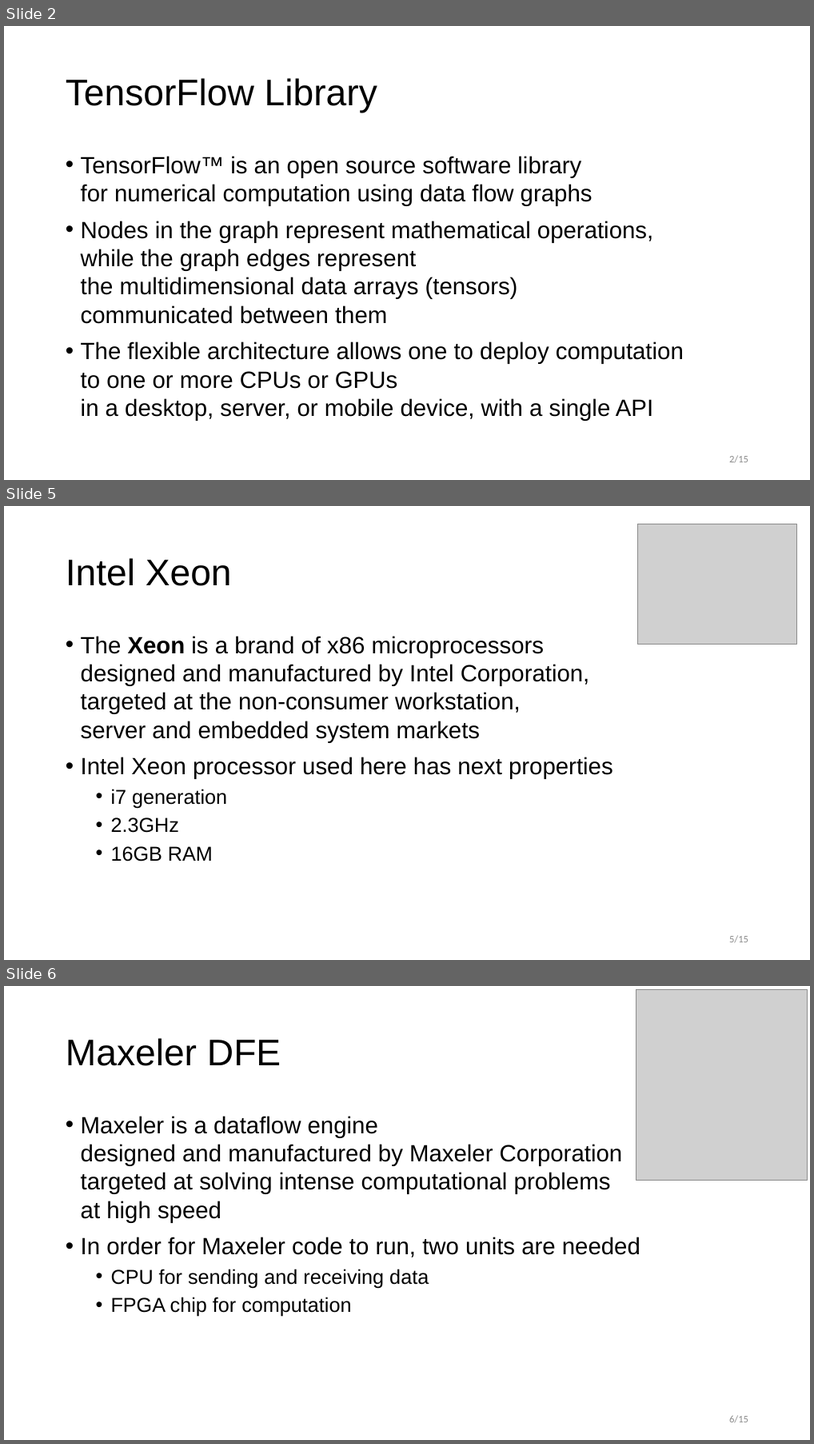
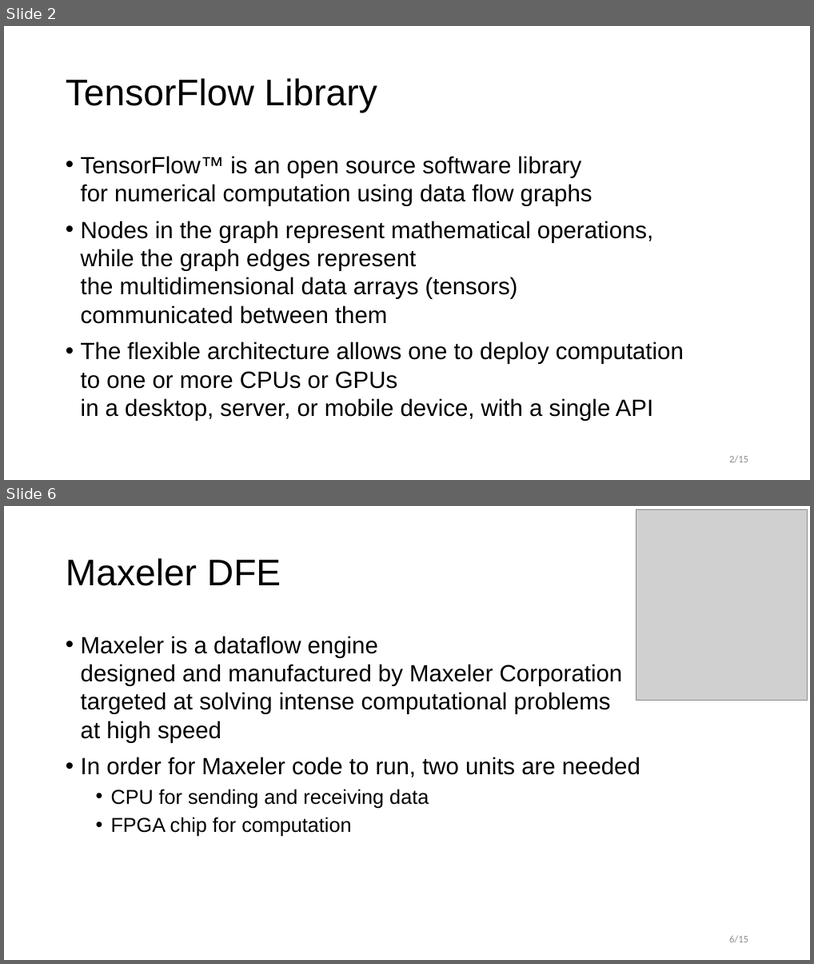
Before and after one commit to MarsaPalas/ImageRecognition, a slide deck: DOC/HybridMaxTech.pptx. Shown one above the other, each under a label of ours: slides 2, 5 and 6 before the commit, slides 2 and 6 after it; the slides between them are not shown. The pictures are 814x1444 and 814x964 pixels, drawn with LibreOffice and Linux fonts; fonts in the diff are those of the drawing; grey boxes stand for pictures. Boxes give left, top, right and bottom in pixels: in the first picture for what was removed or moved away, otherwise in the second. Text is boxed around its words. In the diff, an @@ line names an element or a change of style, - is before the commit and + after.

```diff
--- a/DOC/HybridMaxTech.pptx
+++ b/DOC/HybridMaxTech.pptx
@@ slide 5 removed at <box>4,506,810,960</box>, background #FFFFFF @@
@@ picture removed at <box>638,524,797,644</box> @@
@@ title removed at <box>66,558,232,586</box> @@
-Intel Xeon
@@ text removed at <box>81,636,614,861</box> @@
-• The Xeon is a brand of x86 microprocessors
-  designed and manufactured by Intel Corporation,
-  targeted at the non-consumer workstation,
-  server and embedded system markets
-• Intel Xeon processor used here has next properties
-  • i7 generation
-  • 2.3GHz
-  • 16GB RAM
@@ page number removed at <box>730,935,749,943</box> @@
-5/15
```
Also in this commit, not shown: 1 slide changed, 1 slide added, 57 other files.
